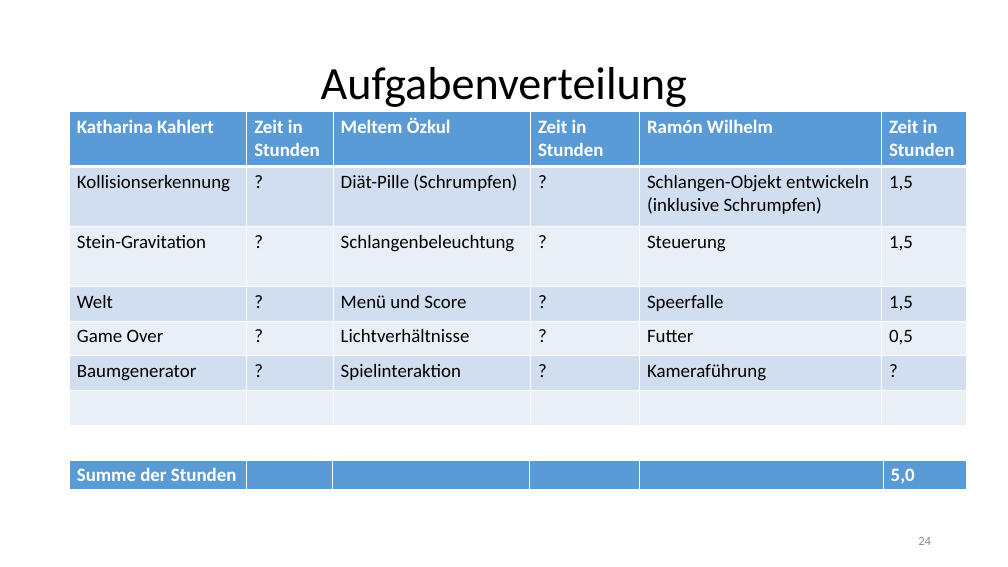
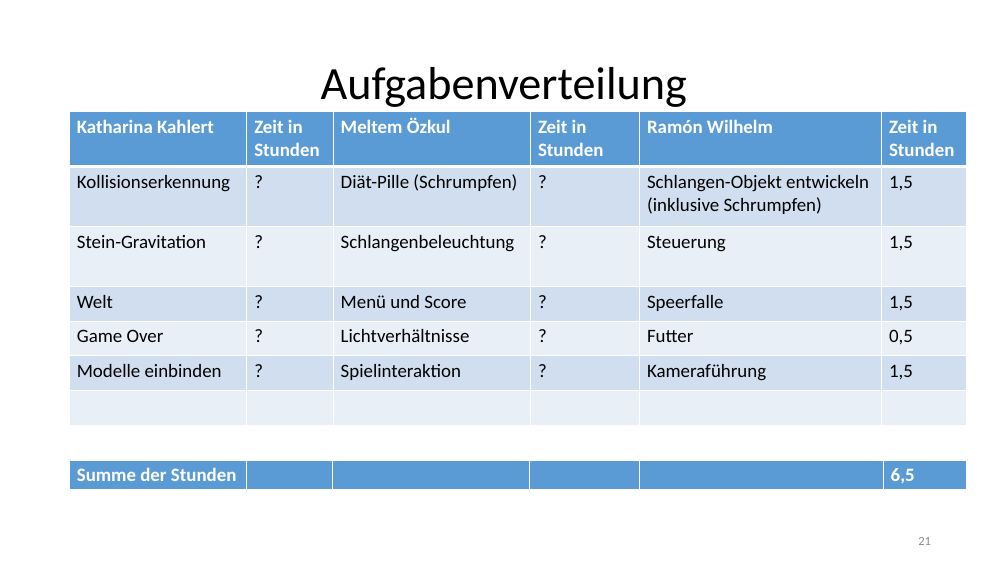
Before and after one commit to RamoramaInteractive/GDV-Projekt, a slide deck: slide 21 of FinalePräsentation.pptx (slide 24 before the commit). Drawn at 1008x567 pixels with LibreOffice and Linux fonts; fonts in the diff are those of the drawing. Boxes give left, top, right and bottom in pixels: in the first picture for what was removed or moved away, otherwise in the second. Text is boxed around its words. In the diff, an @@ line names an element or a change of style, - is before the commit and + after.

```diff
--- a/FinalePräsentation.pptx
+++ b/FinalePräsentation.pptx
@@ table at [70, 111, 966, 425] @@
-row 6, column 1: Baumgenerator
+row 6, column 1: Modelle einbinden
-row 6, column 6: ?
+row 6, column 6: 1,5
@@ table at [70, 460, 967, 491] @@
-row 1, column 6: 5,0
+row 1, column 6: 6,5
@@ page number at [918, 537, 931, 545]: text changed @@
-24
+21
```
Also in this commit, not shown: 2 other slides changed, 3 slides removed, 1 other file.
